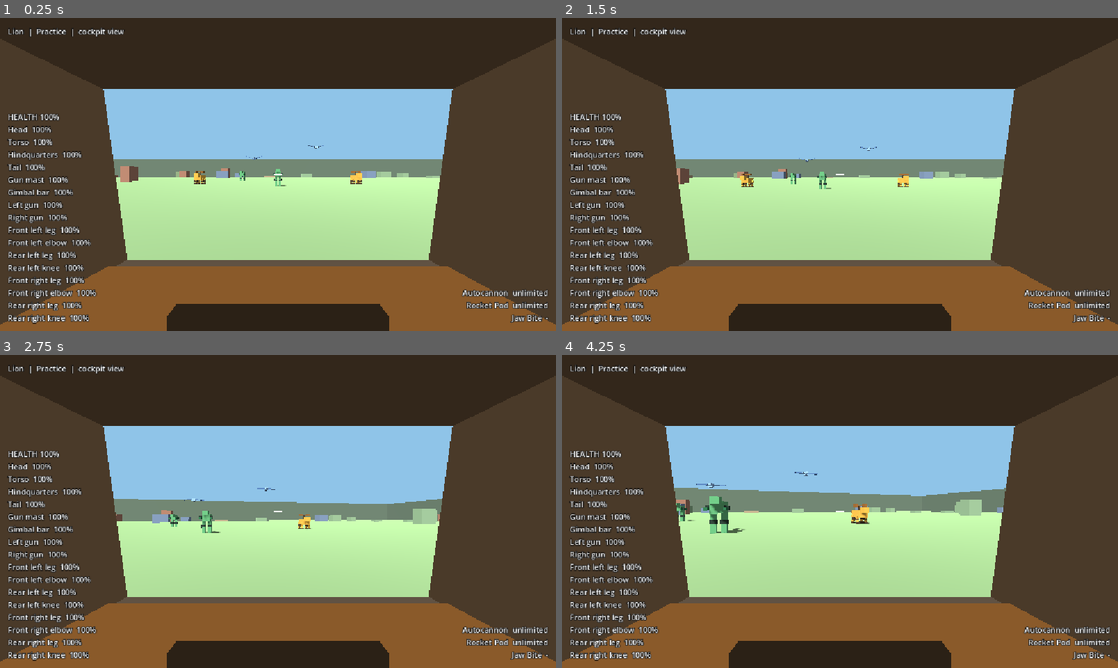
Above: before the commit, frames 1-4 (two rows, left to right).
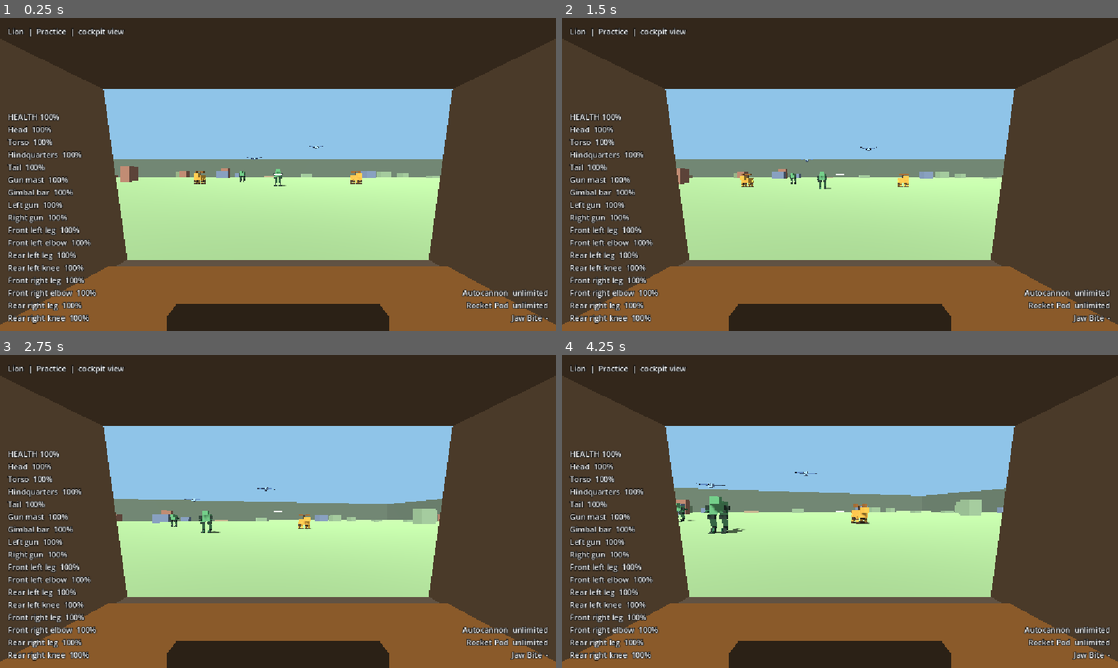
Above: after the commit, the same moments.

Repository: jacksonhcnz/animalmechcombatgame
Game: Godot game, scene res://scenes/test_range.tscn
Two runs of this game, one before a commit and one after it. Both use one fixed random seed, a clock stepped at 60 frames per second and the inputs below.
Inputs (mouse positions are in pixels of both pictures, inside the frame that each line leads up to):
- Up to frame 1 (0.25 s): no input
- Up to frame 2 (1.5 s): tap Enter at 0.5 s; move the mouse to (962, 158) at 0.52 s; hold E (strafe_right) 0.53-1.28 s; tap Space (ascend) at 0.6 s; click (962, 158) at 0.67 s; move the mouse to (812, 174) at 1.27 s; hold W (move_forward) from 1.28 s (still down); tap Z (center_aim) at 1.35 s
- Up to frame 3 (2.75 s): keep holding W (move_forward); move the mouse to (289, 505) at 2.02 s; hold F (fire_melee) from 2.03 s (still down)
- Up to frame 4 (4.25 s): keep holding W (move_forward); move the mouse to (834, 517) at 2.77 s; release F (fire_melee) at 2.78 s; click (834, 517) at 2.85 s; move the mouse to (878, 514) at 3.52 s; hold Right mouse button (fire_secondary) from 3.53 s (still down)

The runs differ from the first frame. In frame 1, less than 0.1% of the frame differs, in the area x 43-59%, y 40-54%; in frame 2, less than 0.1%; in frame 3, 0.1%; in frame 4, 0.3%, in the area x 20-46%, y 37-58%.

Commit message:
Model the velociraptor and hawk on real skeletons
Velociraptor: thigh, knee, shin, ankle bone and foot with a sickle claw; short folded arms
with clawed hands; a stiff three-segment tail; the shin and ankle fold to lift each foot.
Hawk: three-joint wings whose flap travels outwards as a wave, a neck that keeps the head
level, a hooked beak, a keel and a fanned tail. New stabilize animation key; damage to a
visible-only piece counts against the part it belongs to, and mounts on such pieces go
offline with their owner.

Co-Authored-By: Claude Sonnet 5.5 <noreply@anthropic.com>
Claude-Session: https://claude.ai/code/session_016ZAQzFNjMzKqDtLtG2bAjQ

Diff:
--- a/data/mechs/hawk.json
+++ b/data/mechs/hawk.json
@@ -2,7 +2,11 @@
 	"id": "hawk",
 	"name": "Hawk",
 	"movement": "flying",
-	"palette": { "primary": "#8fb3d9", "accent": "#4f6f99", "dark": "#2c3646" },
+	"palette": {
+		"primary": "#8fb3d9",
+		"accent": "#4f6f99",
+		"dark": "#2c3646"
+	},
 	"base": {
 		"speed": 28.0,
 		"turn_rate": 2.6,
@@ -13,10 +17,36 @@
 		"pitch_min_deg": -50.0,
 		"pitch_max_deg": 40.0
 	},
-	"collider": { "size": [3.0, 1.8, 4.6], "center": [0.0, 0.0, 0.0] },
-	"cockpit": [0.0, 0.3, -0.3],
-	"cockpit_frame": { "window": [1.35, 0.66], "distance": 1.0, "pillar_tilt_deg": 5.0, "console_height": 0.15 },
-	"third_person": { "height": 3.0, "distance": 16.0 },
+	"collider": {
+		"size": [
+			3.0,
+			1.8,
+			4.6
+		],
+		"center": [
+			0.0,
+			0.0,
+			0.0
+		]
+	},
+	"cockpit": [
+		0.0,
+		0.3,
+		-0.3
+	],
+	"cockpit_frame": {
+		"window": [
+			1.35,
+			0.66
+		],
+		"distance": 1.0,
+		"pillar_tilt_deg": 5.0,
+		"console_height": 0.15
+	},
+	"third_person": {
+		"height": 3.0,
+		"distance": 16.0
+	},
 	"animation": {
 		"flap_hz": 1.4,
 		"flap_hz_climb": 2.4,
@@ -28,22 +58,28 @@
 		"death_roll_deg": 20.0
 	},
 	"parts": [
-		{ "id": "head", "name": "Head", "kind": "head", "health": 50, "fatal": true, "tone": "primary", "size": [1.3, 1.2, 1.5], "pos": [0.0, 0.3, -2.6] },
-		{ "id": "torso", "name": "Torso", "kind": "torso", "health": 120, "fatal": true, "tone": "primary", "size": [1.8, 1.6, 4.0], "pos": [0.0, 0.0, 0.0] },
-		{ "id": "tail", "name": "Tail", "kind": "tail", "health": 30, "tone": "accent", "size": [0.8, 0.3, 2.6], "pos": [0.0, 0.0, 3.2],
-			"anim": { "pivot": [0.0, 0.0, 1.9], "flap": { "axis": "x", "deg": 6.0, "phase": 0.25 } } },
-		{ "id": "talons", "name": "Talons", "kind": "limb", "health": 50, "tone": "dark", "size": [1.2, 0.6, 1.6], "pos": [0.0, -1.1, -0.4] },
-
-		{ "id": "wing_l", "name": "Left wing", "kind": "wing", "health": 70, "tone": "accent", "size": [5.5, 0.35, 2.2], "pos": [-3.9, 0.2, 0.3], "on_disabled": { "lift_mult": 0.5, "turn_mult": 0.7 },
-			"anim": { "pivot": [-1.15, 0.2, 0.3], "flap": { "axis": "z", "deg": -32.0, "offset_deg": -6.0, "phase": 0.0, "droop_deg": 55.0 } } },
-		{ "id": "wing_r", "name": "Right wing", "kind": "wing", "health": 70, "tone": "accent", "size": [5.5, 0.35, 2.2], "pos": [3.9, 0.2, 0.3], "on_disabled": { "lift_mult": 0.5, "turn_mult": 0.7 },
-			"anim": { "pivot": [1.15, 0.2, 0.3], "flap": { "axis": "z", "deg": 32.0, "offset_deg": 6.0, "phase": 0.0, "droop_deg": -55.0 } } },
-		{ "id": "wing_joint_l", "name": "Left wing joint", "kind": "joint", "joint": true, "parent": "wing_l", "health": 35, "tone": "dark", "size": [0.9, 0.7, 1.4], "pos": [-1.4, 0.2, 0.3], "on_disabled": { "lift_mult": 0.7 } },
-		{ "id": "wing_joint_r", "name": "Right wing joint", "kind": "joint", "joint": true, "parent": "wing_r", "health": 35, "tone": "dark", "size": [0.9, 0.7, 1.4], "pos": [1.4, 0.2, 0.3], "on_disabled": { "lift_mult": 0.7 } }
+		{"id": "torso", "name": "Torso", "kind": "torso", "health": 120, "fatal": true, "tone": "primary", "size": [1.8, 1.6, 4.0], "pos": [0.0, 0.0, 0.0]},
+		{"id": "keel", "name": "Keel", "kind": "limb", "parent": "torso", "damage_to": "torso", "tone": "dark", "size": [0.35, 0.4, 2.4], "pos": [0.0, -0.95, -0.5]},
+		{"id": "neck_a", "name": "Neck base", "kind": "limb", "parent": "torso", "damage_to": "torso", "tone": "primary", "size": [0.8, 0.8, 0.9], "pos": [0.0, 0.5, -2.35], "rot_deg": [-18.0, 0.0, 0.0], "anim": {"pivot": [0.0, 0.3, -1.9], "stabilize": 0.6}},
+		{"id": "neck_b", "name": "Neck top", "kind": "limb", "parent": "neck_a", "damage_to": "torso", "tone": "primary", "size": [0.7, 0.7, 0.9], "pos": [0.0, 0.45, -2.95], "rot_deg": [14.0, 0.0, 0.0], "anim": {"pivot": [0.0, 0.55, -2.7], "stabilize": 0.5}},
+		{"id": "head", "name": "Head", "kind": "head", "health": 50, "fatal": true, "tone": "primary", "size": [1.3, 1.2, 1.5], "pos": [0.0, 0.3, -3.2], "parent": "neck_b"},
+		{"id": "beak", "name": "Beak", "kind": "limb", "parent": "head", "damage_to": "head", "tone": "dark", "size": [0.4, 0.45, 0.9], "pos": [0.0, 0.1, -4.3], "rot_deg": [12.0, 0.0, 0.0]},
+		{"id": "tail", "name": "Tail", "kind": "tail", "health": 30, "tone": "accent", "size": [0.8, 0.3, 2.6], "pos": [0.0, 0.0, 3.2], "anim": {"pivot": [0.0, 0.0, 1.9], "flap": {"axis": "x", "deg": 6.0, "phase": 0.25}}},
+		{"id": "tail_feather_l", "name": "Tail feather", "kind": "tail", "parent": "tail", "damage_to": "tail", "tone": "accent", "size": [0.55, 0.1, 1.7], "pos": [-0.45, 0.0, 4.2], "rot_deg": [0.0, 14.0, 0.0]},
+		{"id": "tail_feather_r", "name": "Tail feather", "kind": "tail", "parent": "tail", "damage_to": "tail", "tone": "accent", "size": [0.55, 0.1, 1.7], "pos": [0.45, 0.0, 4.2], "rot_deg": [0.0, -14.0, 0.0]},
+		{"id": "talons", "name": "Talons", "kind": "limb", "health": 50, "tone": "dark", "size": [1.2, 0.6, 1.6], "pos": [0.0, -1.1, -0.4]},
+		{"id": "wing_l", "name": "Left wing", "kind": "wing", "health": 70, "tone": "accent", "size": [1.9, 0.35, 2.4], "pos": [-2.1, 0.2, 0.3], "on_disabled": {"lift_mult": 0.5, "turn_mult": 0.7}, "anim": {"pivot": [-1.15, 0.2, 0.3], "flap": {"axis": "z", "deg": -14.0, "offset_deg": -4.0, "phase": 0.0, "droop_deg": 35.0}}},
+		{"id": "wing_mid_l", "name": "Forearm", "kind": "wing", "parent": "wing_l", "damage_to": "wing_l", "tone": "accent", "size": [1.9, 0.3, 2.0], "pos": [-4.0, 0.2, 0.45], "anim": {"pivot": [-3.05, 0.2, 0.4], "flap": {"axis": "z", "deg": -14.0, "offset_deg": -1.0, "phase": 0.08, "droop_deg": 20.0}}},
+		{"id": "wing_tip_l", "name": "Primaries", "kind": "wing", "parent": "wing_mid_l", "damage_to": "wing_l", "tone": "dark", "size": [1.7, 0.25, 1.5], "pos": [-5.8, 0.2, 0.7], "rot_deg": [0.0, 12.0, 0.0], "anim": {"pivot": [-4.95, 0.2, 0.5], "flap": {"axis": "z", "deg": -16.0, "offset_deg": 0.0, "phase": 0.17, "droop_deg": 12.0}}},
+		{"id": "wing_joint_l", "name": "Left wing joint", "kind": "joint", "joint": true, "parent": "wing_l", "health": 35, "tone": "dark", "size": [0.9, 0.7, 1.4], "pos": [-1.4, 0.2, 0.3], "on_disabled": {"lift_mult": 0.7}},
+		{"id": "wing_r", "name": "Right wing", "kind": "wing", "health": 70, "tone": "accent", "size": [1.9, 0.35, 2.4], "pos": [2.1, 0.2, 0.3], "on_disabled": {"lift_mult": 0.5, "turn_mult": 0.7}, "anim": {"pivot": [1.15, 0.2, 0.3], "flap": {"axis": "z", "deg": 14.0, "offset_deg": 4.0, "phase": 0.0, "droop_deg": -35.0}}},
+		{"id": "wing_mid_r", "name": "Forearm", "kind": "wing", "parent": "wing_r", "damage_to": "wing_r", "tone": "accent", "size": [1.9, 0.3, 2.0], "pos": [4.0, 0.2, 0.45], "anim": {"pivot": [3.05, 0.2, 0.4], "flap": {"axis": "z", "deg": 14.0, "offset_deg": 1.0, "phase": 0.08, "droop_deg": -20.0}}},
+		{"id": "wing_tip_r", "name": "Primaries", "kind": "wing", "parent": "wing_mid_r", "damage_to": "wing_r", "tone": "dark", "size": [1.7, 0.25, 1.5], "pos": [5.8, 0.2, 0.7], "rot_deg": [0.0, -12.0, 0.0], "anim": {"pivot": [4.95, 0.2, 0.5], "flap": {"axis": "z", "deg": 16.0, "offset_deg": 0.0, "phase": 0.17, "droop_deg": -12.0}}},
+		{"id": "wing_joint_r", "name": "Right wing joint", "kind": "joint", "joint": true, "parent": "wing_r", "health": 35, "tone": "dark", "size": [0.9, 0.7, 1.4], "pos": [1.4, 0.2, 0.3], "on_disabled": {"lift_mult": 0.7}}
 	],
 	"mounts": [
-		{ "id": "gun_l", "part": "wing_l", "weapon": "autocannon" },
-		{ "id": "gun_r", "part": "wing_r", "weapon": "rocket_pod" },
-		{ "id": "talon", "part": "talons", "weapon": "talon_strike" }
+		{"id": "gun_l", "part": "wing_l", "weapon": "autocannon"},
+		{"id": "gun_r", "part": "wing_r", "weapon": "rocket_pod"},
+		{"id": "talon", "part": "talons", "weapon": "talon_strike"}
 	]
 }
--- a/data/mechs/velociraptor.json
+++ b/data/mechs/velociraptor.json
@@ -2,7 +2,11 @@
 	"id": "velociraptor",
 	"name": "Velociraptor",
 	"movement": "ground",
-	"palette": { "primary": "#5fa36b", "accent": "#2f6b45", "dark": "#2b3a30" },
+	"palette": {
+		"primary": "#5fa36b",
+		"accent": "#2f6b45",
+		"dark": "#2b3a30"
+	},
 	"base": {
 		"speed": 20.0,
 		"turn_rate": 2.2,
@@ -13,10 +17,36 @@
 		"jump_speed": 14.0,
 		"jump_cooldown": 0.6
 	},
-	"collider": { "size": [3.4, 7.2, 5.0], "center": [0.0, 3.6, 0.0] },
-	"cockpit": [0.0, 0.3, -0.3],
-	"cockpit_frame": { "window": [1.05, 0.56], "distance": 1.0, "pillar_tilt_deg": 14.0, "console_height": 0.18 },
-	"third_person": { "height": 5.0, "distance": 20.0 },
+	"collider": {
+		"size": [
+			3.4,
+			7.2,
+			5.0
+		],
+		"center": [
+			0.0,
+			3.6,
+			0.0
+		]
+	},
+	"cockpit": [
+		0.0,
+		0.3,
+		-0.3
+	],
+	"cockpit_frame": {
+		"window": [
+			1.05,
+			0.56
+		],
+		"distance": 1.0,
+		"pillar_tilt_deg": 14.0,
+		"console_height": 0.18
+	},
+	"third_person": {
+		"height": 5.0,
+		"distance": 20.0
+	},
 	"animation": {
 		"stride_length": 10.0,
 		"bob_m": 0.35,
@@ -24,31 +54,40 @@
 		"land_dip_m": 0.6,
 		"limp_roll_deg": 5.0,
 		"collapse_m": 1.2,
-		"death_roll_deg": 10.0
+		"death_roll_deg": 10.0,
+		"sway_yaw_deg": 2.0,
+		"sway_roll_deg": 3.0
 	},
 	"parts": [
-		{ "id": "head", "name": "Head", "kind": "head", "health": 60, "fatal": true, "tone": "primary", "size": [1.6, 1.5, 2.6], "pos": [0.0, 6.6, -2.6] },
-		{ "id": "torso", "name": "Torso", "kind": "torso", "health": 150, "fatal": true, "tone": "primary", "size": [2.4, 2.4, 4.2], "pos": [0.0, 5.3, 0.0] },
-		{ "id": "tail", "name": "Tail", "kind": "tail", "health": 40, "tone": "accent", "size": [0.9, 0.9, 4.5], "pos": [0.0, 5.0, 4.3],
-			"anim": { "pivot": [0.0, 5.0, 2.05], "walk": { "axis": "y", "deg": 12.0, "phase": 0.25 } } },
-
-		{ "id": "leg_l", "name": "Left leg", "kind": "leg", "health": 85, "tone": "primary", "size": [1.0, 4.1, 1.4], "pos": [-1.0, 2.05, 0.2], "on_disabled": { "speed_mult": 0.6, "turn_mult": 0.8 },
-			"anim": { "pivot": [-1.0, 4.1, 0.2], "walk": { "axis": "x", "deg": 30.0, "phase": 0.0 } } },
-		{ "id": "leg_r", "name": "Right leg", "kind": "leg", "health": 85, "tone": "primary", "size": [1.0, 4.1, 1.4], "pos": [1.0, 2.05, 0.2], "on_disabled": { "speed_mult": 0.6, "turn_mult": 0.8 },
-			"anim": { "pivot": [1.0, 4.1, 0.2], "walk": { "axis": "x", "deg": 30.0, "phase": 0.5 } } },
-		{ "id": "knee_l", "name": "Left knee", "kind": "joint", "joint": true, "parent": "leg_l", "health": 40, "tone": "dark", "size": [1.3, 0.8, 1.7], "pos": [-1.0, 2.3, 0.2], "on_disabled": { "speed_mult": 0.75 } },
-		{ "id": "knee_r", "name": "Right knee", "kind": "joint", "joint": true, "parent": "leg_r", "health": 40, "tone": "dark", "size": [1.3, 0.8, 1.7], "pos": [1.0, 2.3, 0.2], "on_disabled": { "speed_mult": 0.75 } },
-
-		{ "id": "arm_l", "name": "Left arm", "kind": "arm", "health": 45, "tone": "accent", "size": [0.6, 0.6, 2.0], "pos": [-1.6, 5.0, -2.2],
-			"anim": { "pivot": [-1.6, 5.0, -1.2], "walk": { "axis": "x", "deg": 10.0, "phase": 0.5 } } },
-		{ "id": "arm_r", "name": "Right arm", "kind": "arm", "health": 45, "tone": "accent", "size": [0.6, 0.6, 2.0], "pos": [1.6, 5.0, -2.2],
-			"anim": { "pivot": [1.6, 5.0, -1.2], "walk": { "axis": "x", "deg": 10.0, "phase": 0.0 } } },
-		{ "id": "shoulder_l", "name": "Left shoulder", "kind": "joint", "joint": true, "parent": "arm_l", "health": 30, "tone": "dark", "size": [1.0, 1.0, 1.0], "pos": [-1.55, 5.2, -1.2] },
-		{ "id": "shoulder_r", "name": "Right shoulder", "kind": "joint", "joint": true, "parent": "arm_r", "health": 30, "tone": "dark", "size": [1.0, 1.0, 1.0], "pos": [1.55, 5.2, -1.2] }
+		{"id": "head", "name": "Head", "kind": "head", "health": 60, "fatal": true, "tone": "primary", "size": [1.6, 1.5, 2.6], "pos": [0.0, 6.6, -2.6], "anim": {"pivot": [0.0, 6.0, -1.8], "walk": {"axis": "x", "deg": 4.0, "phase": 0.25}}},
+		{"id": "torso", "name": "Torso", "kind": "torso", "health": 150, "fatal": true, "tone": "primary", "size": [2.4, 2.4, 4.2], "pos": [0.0, 5.3, 0.0]},
+		{"id": "tail", "name": "Tail", "kind": "tail", "health": 40, "tone": "accent", "size": [0.9, 0.9, 2.1], "pos": [0.0, 5.0, 3.1], "anim": {"pivot": [0.0, 5.0, 2.05], "walk": {"axis": "y", "deg": 4.0, "phase": 0.25}}},
+		{"id": "tail_mid", "name": "Tail middle", "kind": "tail", "parent": "tail", "damage_to": "tail", "tone": "accent", "size": [0.7, 0.7, 1.85], "pos": [0.0, 4.95, 5.075], "anim": {"pivot": [0.0, 5.0, 4.15], "walk": {"axis": "y", "deg": 6.0, "phase": 0.35}}},
+		{"id": "tail_tip", "name": "Tail tip", "kind": "tail", "parent": "tail_mid", "damage_to": "tail", "tone": "accent", "size": [0.5, 0.5, 1.6], "pos": [0.0, 4.9, 6.8], "anim": {"pivot": [0.0, 4.95, 6.0], "walk": {"axis": "y", "deg": 9.0, "phase": 0.45}}},
+		{"id": "leg_l", "name": "Left thigh", "kind": "leg", "tone": "primary", "size": [1.1, 1.562, 1.1], "pos": [-1.0, 3.9, -0.4], "rot_deg": [-129.806, 0.0, 0.0], "health": 85, "on_disabled": {"speed_mult": 0.6, "turn_mult": 0.8}, "anim": {"pivot": [-1.0, 4.4, 0.2], "walk": {"axis": "x", "deg": 24.0, "phase": 0.0}}},
+		{"id": "knee_l", "name": "Left knee", "kind": "joint", "joint": true, "parent": "leg_l", "health": 40, "tone": "dark", "size": [1.3, 0.8, 1.5], "pos": [-1.05, 3.4, -1.0], "on_disabled": {"speed_mult": 0.75}},
+		{"id": "shin_l", "name": "Shin", "kind": "limb", "tone": "primary", "size": [0.8, 2.759, 0.8], "pos": [-1.05, 2.45, 0.0], "rot_deg": [133.531, 0.0, 0.0], "parent": "knee_l", "damage_to": "leg_l", "anim": {"pivot": [-1.05, 3.4, -1.0], "walk": {"axis": "x", "deg": -40.0, "phase": 0.25, "rectify": true}}},
+		{"id": "metatarsus_l", "name": "Ankle", "kind": "limb", "tone": "dark", "size": [0.7, 1.665, 0.7], "pos": [-1.05, 0.875, 0.45], "rot_deg": [-138.652, 0.0, 0.0], "parent": "shin_l", "damage_to": "leg_l", "anim": {"pivot": [-1.05, 1.5, 1.0], "walk": {"axis": "x", "deg": 32.0, "phase": 0.25, "rectify": true}}},
+		{"id": "foot_l", "name": "Foot", "kind": "limb", "parent": "metatarsus_l", "damage_to": "leg_l", "tone": "dark", "size": [0.9, 0.3, 1.7], "pos": [-1.05, 0.15, -0.7]},
+		{"id": "sickle_l", "name": "Sickle claw", "kind": "limb", "parent": "foot_l", "damage_to": "leg_l", "tone": "accent", "size": [0.18, 0.9, 0.28], "pos": [-0.75, 0.65, -1.25], "rot_deg": [35.0, 0.0, 0.0]},
+		{"id": "arm_l", "name": "Left arm", "kind": "arm", "tone": "accent", "size": [0.55, 0.711, 0.55], "pos": [-1.55, 4.825, -1.075], "rot_deg": [140.711, 0.0, 0.0], "health": 45, "anim": {"pivot": [-1.55, 5.1, -1.3], "walk": {"axis": "x", "deg": 10.0, "phase": 0.5}}},
+		{"id": "shoulder_l", "name": "Left shoulder", "kind": "joint", "joint": true, "parent": "arm_l", "health": 30, "tone": "dark", "size": [1.0, 1.0, 1.0], "pos": [-1.55, 5.2, -1.2]},
+		{"id": "forearm_l", "name": "Forearm", "kind": "limb", "tone": "accent", "size": [0.5, 1.16, 0.5], "pos": [-1.6, 4.475, -1.425], "rot_deg": [-97.431, 0.0, 0.0], "parent": "arm_l", "damage_to": "arm_l", "anim": {"pivot": [-1.6, 4.55, -0.85], "walk": {"axis": "x", "deg": -14.0, "phase": 0.75, "rectify": true}}},
+		{"id": "hand_l", "name": "Hand", "kind": "limb", "parent": "forearm_l", "damage_to": "arm_l", "tone": "dark", "size": [0.45, 0.3, 0.8], "pos": [-1.6, 4.35, -2.55]},
+		{"id": "leg_r", "name": "Right thigh", "kind": "leg", "tone": "primary", "size": [1.1, 1.562, 1.1], "pos": [1.0, 3.9, -0.4], "rot_deg": [-129.806, 0.0, 0.0], "health": 85, "on_disabled": {"speed_mult": 0.6, "turn_mult": 0.8}, "anim": {"pivot": [1.0, 4.4, 0.2], "walk": {"axis": "x", "deg": 24.0, "phase": 0.5}}},
+		{"id": "knee_r", "name": "Right knee", "kind": "joint", "joint": true, "parent": "leg_r", "health": 40, "tone": "dark", "size": [1.3, 0.8, 1.5], "pos": [1.05, 3.4, -1.0], "on_disabled": {"speed_mult": 0.75}},
+		{"id": "shin_r", "name": "Shin", "kind": "limb", "tone": "primary", "size": [0.8, 2.759, 0.8], "pos": [1.05, 2.45, 0.0], "rot_deg": [133.531, 0.0, 0.0], "parent": "knee_r", "damage_to": "leg_r", "anim": {"pivot": [1.05, 3.4, -1.0], "walk": {"axis": "x", "deg": -40.0, "phase": 0.75, "rectify": true}}},
+		{"id": "metatarsus_r", "name": "Ankle", "kind": "limb", "tone": "dark", "size": [0.7, 1.665, 0.7], "pos": [1.05, 0.875, 0.45], "rot_deg": [-138.652, 0.0, 0.0], "parent": "shin_r", "damage_to": "leg_r", "anim": {"pivot": [1.05, 1.5, 1.0], "walk": {"axis": "x", "deg": 32.0, "phase": 0.75, "rectify": true}}},
+		{"id": "foot_r", "name": "Foot", "kind": "limb", "parent": "metatarsus_r", "damage_to": "leg_r", "tone": "dark", "size": [0.9, 0.3, 1.7], "pos": [1.05, 0.15, -0.7]},
+		{"id": "sickle_r", "name": "Sickle claw", "kind": "limb", "parent": "foot_r", "damage_to": "leg_r", "tone": "accent", "size": [0.18, 0.9, 0.28], "pos": [0.75, 0.65, -1.25], "rot_deg": [35.0, 0.0, 0.0]},
+		{"id": "arm_r", "name": "Right arm", "kind": "arm", "tone": "accent", "size": [0.55, 0.711, 0.55], "pos": [1.55, 4.825, -1.075], "rot_deg": [140.711, 0.0, 0.0], "health": 45, "anim": {"pivot": [1.55, 5.1, -1.3], "walk": {"axis": "x", "deg": 10.0, "phase": 0.0}}},
+		{"id": "shoulder_r", "name": "Right shoulder", "kind": "joint", "joint": true, "parent": "arm_r", "health": 30, "tone": "dark", "size": [1.0, 1.0, 1.0], "pos": [1.55, 5.2, -1.2]},
+		{"id": "forearm_r", "name": "Forearm", "kind": "limb", "tone": "accent", "size": [0.5, 1.16, 0.5], "pos": [1.6, 4.475, -1.425], "rot_deg": [-97.431, 0.0, 0.0], "parent": "arm_r", "damage_to": "arm_r", "anim": {"pivot": [1.6, 4.55, -0.85], "walk": {"axis": "x", "deg": -14.0, "phase": 0.25, "rectify": true}}},
+		{"id": "hand_r", "name": "Hand", "kind": "limb", "parent": "forearm_r", "damage_to": "arm_r", "tone": "dark", "size": [0.45, 0.3, 0.8], "pos": [1.6, 4.35, -2.55]}
 	],
 	"mounts": [
-		{ "id": "gun_l", "part": "arm_l", "weapon": "autocannon" },
-		{ "id": "gun_r", "part": "arm_r", "weapon": "rocket_pod" },
-		{ "id": "kick", "part": "leg_r", "weapon": "claw_strike" }
+		{"id": "gun_l", "part": "hand_l", "weapon": "autocannon"},
+		{"id": "gun_r", "part": "hand_r", "weapon": "rocket_pod"},
+		{"id": "kick", "part": "foot_r", "weapon": "claw_strike"}
 	]
 }
--- a/scripts/core/game_data.gd
+++ b/scripts/core/game_data.gd
@@ -228,8 +228,12 @@
 		var ptag := "%s part '%s'" % [tag, part.get("id", "?")]
 		var anim: Dictionary = part.get("anim", {})
 		for key in anim:
-			if not ["pivot", "walk", "flap", "aim"].has(key):
+			if not ["pivot", "walk", "flap", "aim", "stabilize"].has(key):
 				p.append("%s: unknown anim entry '%s'" % [ptag, key])
+		if anim.has("aim") and not ["yaw", "pitch"].has(anim["aim"]):
+			p.append("%s: anim.aim must be 'yaw' or 'pitch'" % ptag)
+		if anim.has("stabilize") and not (anim["stabilize"] is float or anim["stabilize"] is int):
+			p.append("%s: anim.stabilize must be a number" % ptag)
 		if anim.has("pivot") and not _is_vec3(anim["pivot"]):
 			p.append("%s: anim.pivot must be [x, y, z]" % ptag)
 		for motion_name in ["walk", "flap"]:
--- a/scripts/mech/damage_model.gd
+++ b/scripts/mech/damage_model.gd
@@ -100,6 +100,7 @@
 ## True if the part is disabled, one of its joints is, or a part it hangs from is. A crippled limb cannot
 ## use anything mounted on it.
 func is_crippled(part_id: String) -> bool:
+	part_id = resolve(part_id)
 	if _disabled.has(part_id):
 		return true
 	# A part hanging from a destroyed part (guns on a gimbal bar on a mast) goes down with it.
--- a/scripts/mech/mech_animator.gd
+++ b/scripts/mech/mech_animator.gd
@@ -51,13 +51,14 @@
 		if part.has("parent"):
 			_parent_of[id] = part["parent"]
 		var anim: Dictionary = part.get("anim", {})
-		if anim.has("walk") or anim.has("flap") or anim.has("aim"):
+		if anim.has("walk") or anim.has("flap") or anim.has("aim") or anim.has("stabilize"):
 			_entries.append({
 				"id": id,
 				"pivot": mech.pivots[id],
 				"walk": anim.get("walk", {}),
 				"flap": anim.get("flap", {}),
 				"aim": anim.get("aim", ""),
+				"stabilize": float(anim.get("stabilize", 0.0)),
 			})
 			_factor[id] = 1.0
 			_droop[id] = 0.0
@@ -180,6 +181,9 @@
 			var drooped := deg_to_rad(float(flap.get("droop_deg", 0.0)))
 			rotation[_axis_index(flap)] += lerpf(live, drooped, _droop[id])
 
+		# A stabilised part (a bird's neck) turns against the body's pitch, so the head stays level.
+		rotation.x -= _pitch * float(entry["stabilize"]) * alive
+
 		# Gimbal parts follow where the pilot is aiming, and freeze when destroyed.
 		match entry["aim"]:
 			"yaw":
--- a/tests/animation_test.gd
+++ b/tests/animation_test.gd
@@ -69,6 +69,27 @@
 	await _frames(2)
 	_check(is_equal_approx(player.aim_yaw, deg_to_rad(110.0)), "the raptor's aim stops at its twist limit")
 	player.aim_yaw = 0.0
+	# Skeleton: thigh, knee, shin, ankle, foot, sickle claw hang from one another.
+	_check(player.pivots["shin_l"].get_parent() == player.pivots["knee_l"], "the shin hangs from the knee")
+	_check(player.pivots["metatarsus_l"].get_parent() == player.pivots["shin_l"], "the ankle bone hangs from the shin")
+	_check(player.pivots["foot_l"].get_parent() == player.pivots["metatarsus_l"], "the foot hangs from the ankle bone")
+	_check(player.pivots["sickle_l"].get_parent() == player.pivots["foot_l"], "the sickle claw is on the foot")
+	_check(player.pivots["forearm_l"].get_parent() == player.pivots["arm_l"], "the forearm hangs from the upper arm")
+	_check(player.damage.mount_online("gun_l") and player.damage.mount_online("kick"), "raptor guns and kick start online")
+	var shin_fold := 0.0
+	var shin_stretch := 0.0
+	player.controls.throttle = 1.0
+	for i in 90:
+		await physics_frame
+		shin_fold = minf(shin_fold, player.pivots["shin_l"].rotation.x)
+		shin_stretch = maxf(shin_stretch, player.pivots["shin_l"].rotation.x)
+	player.controls.throttle = 0.0
+	_check(shin_fold < deg_to_rad(-15.0), "the shin folds to lift the foot (%.2f rad)" % shin_fold)
+	_check(shin_stretch < 0.001, "the shin never bends the wrong way")
+	_check(absf(player.pivots["tail_tip"].rotation.y) <= deg_to_rad(10.0) + 0.001, "the raptor's tail stays stiff")
+	var before_leg: float = player.damage.health["leg_r"]
+	player.take_hit("sickle_r", 10.0)
+	_check(player.damage.health["leg_r"] < before_leg, "a hit on the sickle claw counts against the leg")
 	var peak := await _walk(player, 90)
 	_check(peak > deg_to_rad(10.0), "legs swing while walking (peak %.2f rad)" % peak)
 	_check(is_equal_approx(player.pivots["leg_l"].rotation.x + player.pivots["leg_r"].rotation.x, 0.0) or absf(player.pivots["leg_l"].rotation.x + player.pivots["leg_r"].rotation.x) < 0.05, "legs swing in opposite directions")
@@ -121,18 +142,39 @@
 	var max_z := -99.0
 	for i in 120:
 		await physics_frame
-		var z: float = hawk.pivots["wing_l"].rotation.z
+		# The wing is a chain, so the tip's real angle is the sum of the three joints.
+		var z: float = hawk.pivots["wing_l"].rotation.z + hawk.pivots["wing_mid_l"].rotation.z + hawk.pivots["wing_tip_l"].rotation.z
 		min_z = minf(min_z, z)
 		max_z = maxf(max_z, z)
 	_check(max_z - min_z > deg_to_rad(20.0), "hawk wings flap (range %.2f rad)" % (max_z - min_z))
 	hawk.take_hit("wing_l", 9999.0)
 	await _frames(120)
-	var drooped: float = hawk.pivots["wing_l"].rotation.z
-	_check(is_equal_approx(drooped, deg_to_rad(55.0)), "a destroyed wing droops (%.2f rad)" % drooped)
+	var drooped: float = hawk.pivots["wing_l"].rotation.z + hawk.pivots["wing_mid_l"].rotation.z + hawk.pivots["wing_tip_l"].rotation.z
+	_check(is_equal_approx(drooped, deg_to_rad(35.0 + 20.0 + 12.0)), "a destroyed wing droops all the way along (%.2f rad)" % drooped)
 	hawk.controls.turn = 1.0
 	await _frames(60)
 	hawk.controls.turn = 0.0
 	_check(hawk.rig.rotation.z < -0.1, "hawk banks into a right turn")
+
+	# Bird skeleton: the wing is a wave that travels outwards, and the neck keeps the head level.
+	_check(hawk.pivots["wing_tip_r"].get_parent() == hawk.pivots["wing_mid_r"], "the primaries hang from the forearm")
+	_check(hawk.pivots["wing_mid_r"].get_parent() == hawk.pivots["wing_r"], "the forearm hangs from the upper wing")
+	_check(hawk.pivots["head"].get_parent() == hawk.pivots["neck_b"], "the head sits on the neck")
+	hawk.take_hit("wing_tip_r", 10.0)
+	_check(hawk.damage.health["wing_r"] < hawk.damage.max_health["wing_r"], "a hit on the primaries counts against the wing")
+	hawk.controls.vertical = 1.0
+	await _frames(100)
+	_check(hawk.rig.rotation.x > 0.05, "the hawk pitches up as it climbs")
+	_check(hawk.pivots["neck_a"].rotation.x < -0.02, "the neck turns against the pitch to keep the head level")
+	hawk.controls.vertical = 0.0
+	# Without a lag the tip would just be a scaled copy of the root; with one it falls out of step.
+	var out_of_step := 0.0
+	for i in 120:
+		await physics_frame
+		var inner: float = hawk.pivots["wing_r"].rotation.z - deg_to_rad(4.0)
+		var tip: float = hawk.pivots["wing_tip_r"].rotation.z
+		out_of_step = maxf(out_of_step, absf(tip - inner * 16.0 / 14.0))
+	_check(out_of_step > deg_to_rad(4.0), "the wingtip lags behind the wing root (the flap travels outwards)")
 
 	# Lion: all four legs animate.
 	_range.start("lion", "practice")
